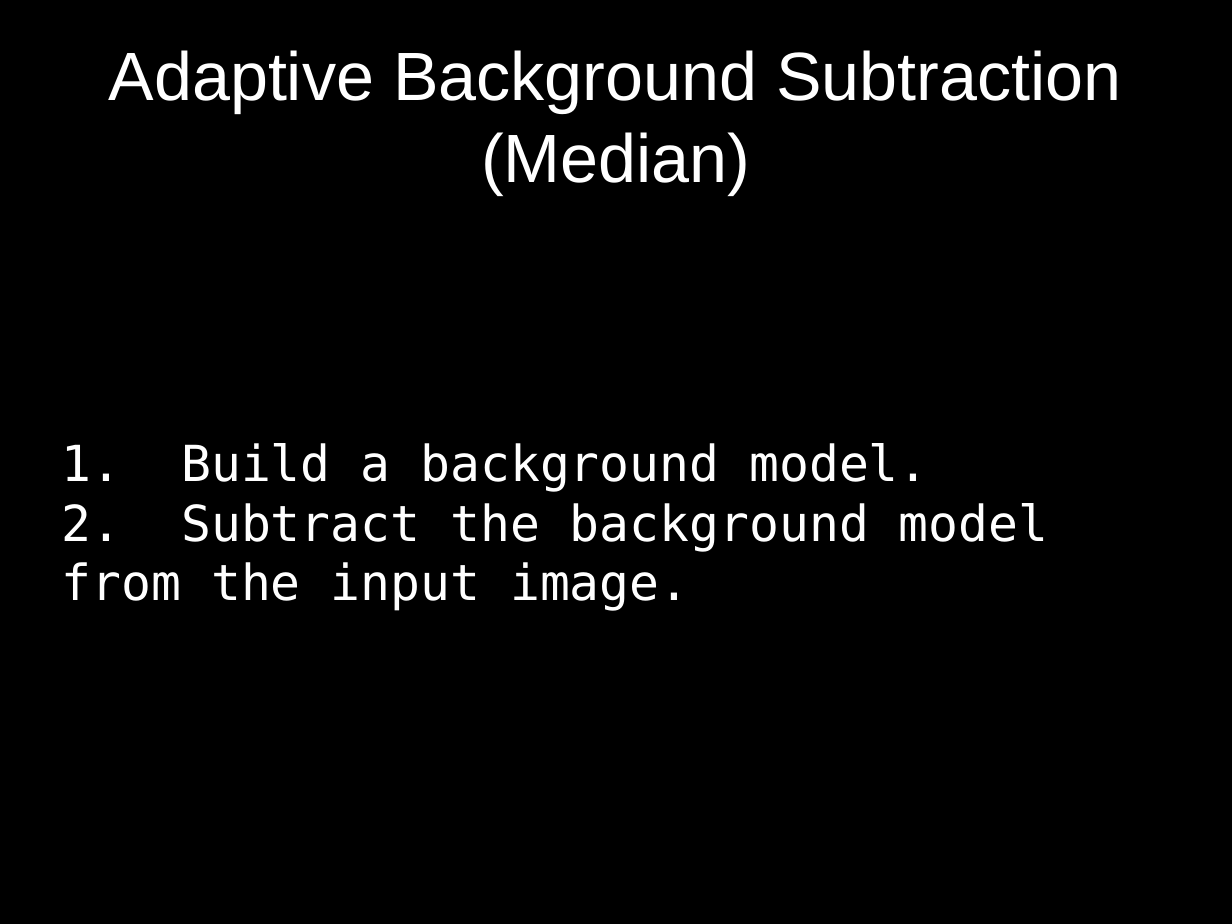
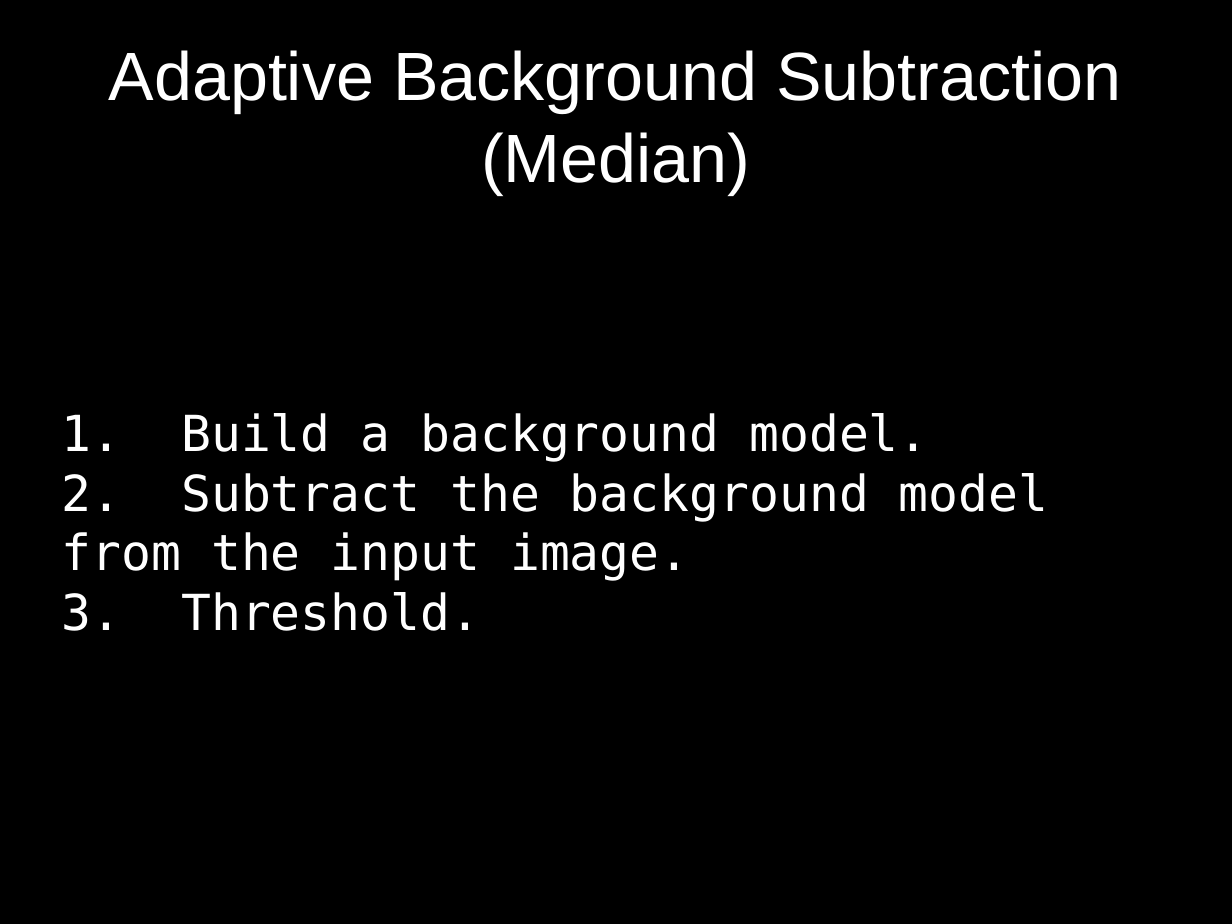
Before and after one commit to d28b/swistrack, a slide deck: slide 6 of Doc/tutorial.stefie10.06.2009/tutorialSlides.odp. Drawn at 1232x924 pixels with LibreOffice and Linux fonts; fonts in the diff are those of the drawing. Boxes give left, top, right and bottom in pixels: in the first picture for what was removed or moved away, otherwise in the second. Text is boxed around its words. In the diff, an @@ line names an element or a change of style, - is before the commit and + after.

```diff
--- a/Doc/tutorial.stefie10.06.2009/tutorialSlides.odp
+++ b/Doc/tutorial.stefie10.06.2009/tutorialSlides.odp
@@ subtitle at <box>62,592,480,631</box>: paragraph added @@
+3. Threshold.
```
Also in this commit, not shown: 2 other slides changed, 1 slide added.
